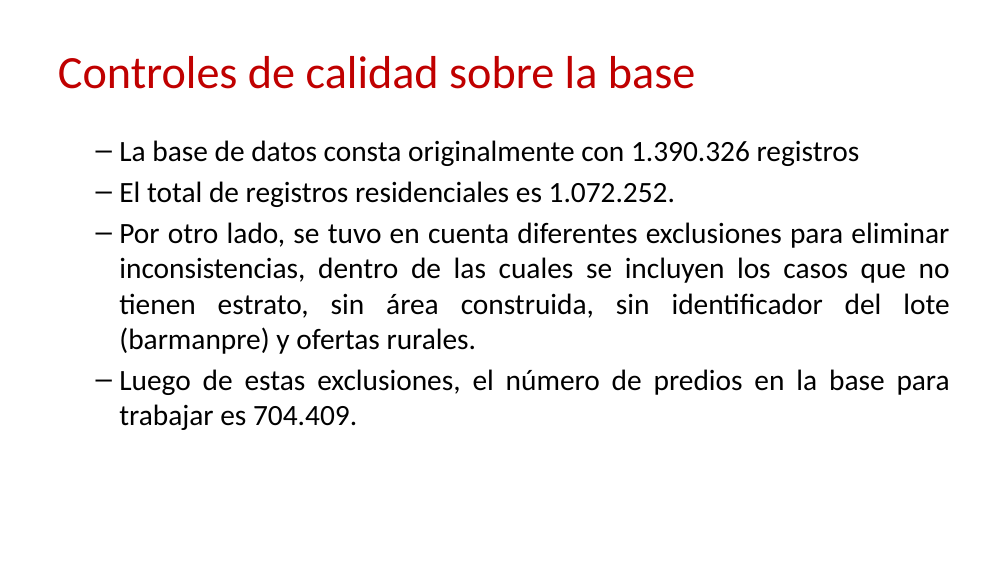
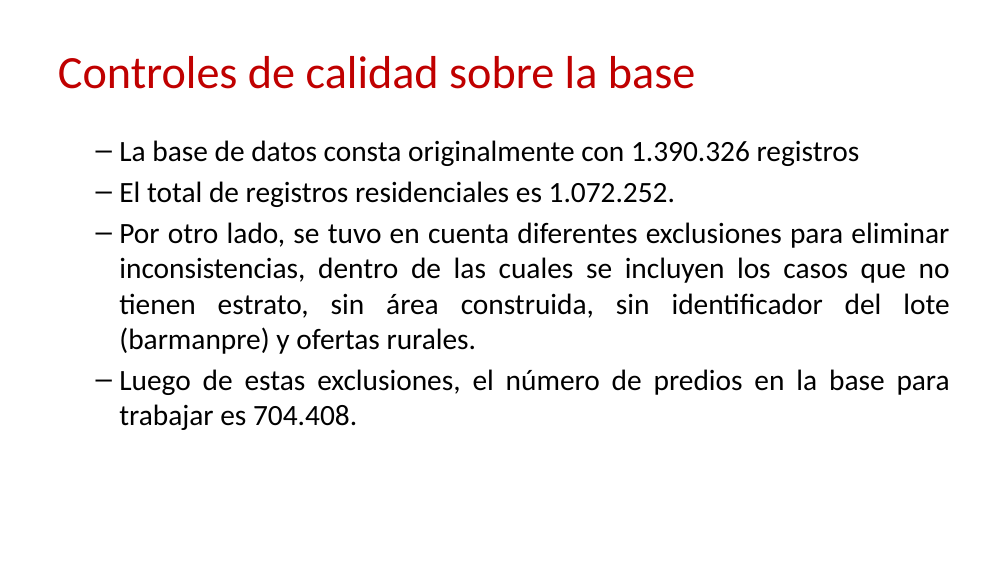
Before and after one commit to caavellanedag/210422_ESTUDIO_TASA_RENTA, a slide deck: slide 10 of reports/PRESENTACION_ESTUDIO_TASA_RENTA.pptx. Drawn at 1008x567 pixels with LibreOffice and Linux fonts; fonts in the diff are those of the drawing; background and template pictures are left out. Boxes give left, top, right and bottom in pixels: in the first picture for what was removed or moved away, otherwise in the second. Text is boxed around its words. In the diff, an @@ line names an element or a change of style, - is before the commit and + after.

```diff
--- a/reports/PRESENTACION_ESTUDIO_TASA_RENTA.pptx
+++ b/reports/PRESENTACION_ESTUDIO_TASA_RENTA.pptx
@@ text at (119,369,950,430): text changed @@
-  – Luego de estas exclusiones, el número de predios en la base para trabajar es 704.409.
+  – Luego de estas exclusiones, el número de predios en la base para trabajar es 704.408.
```
Also in this commit, not shown: 2 other slides changed, 7 other files.
